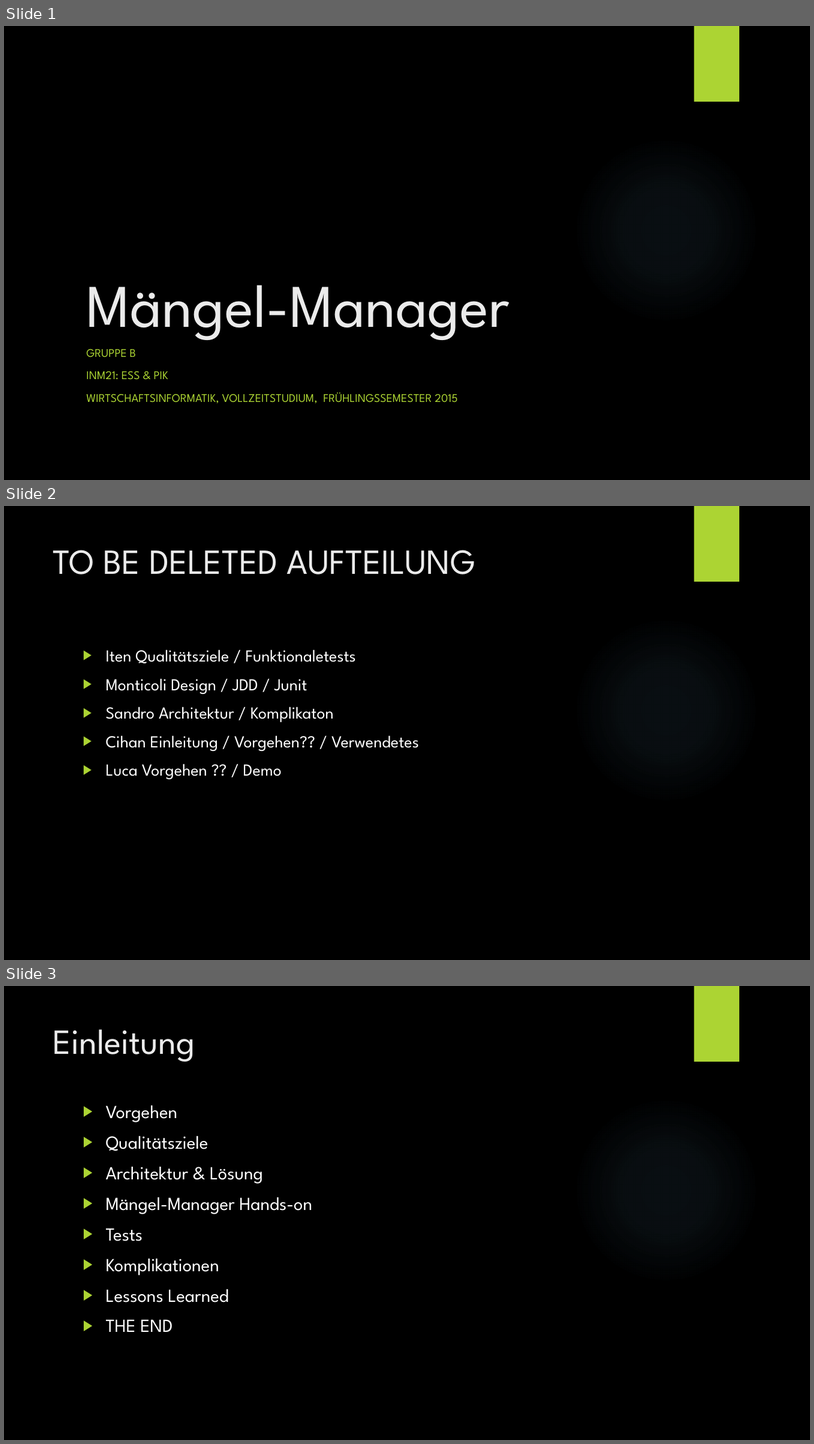
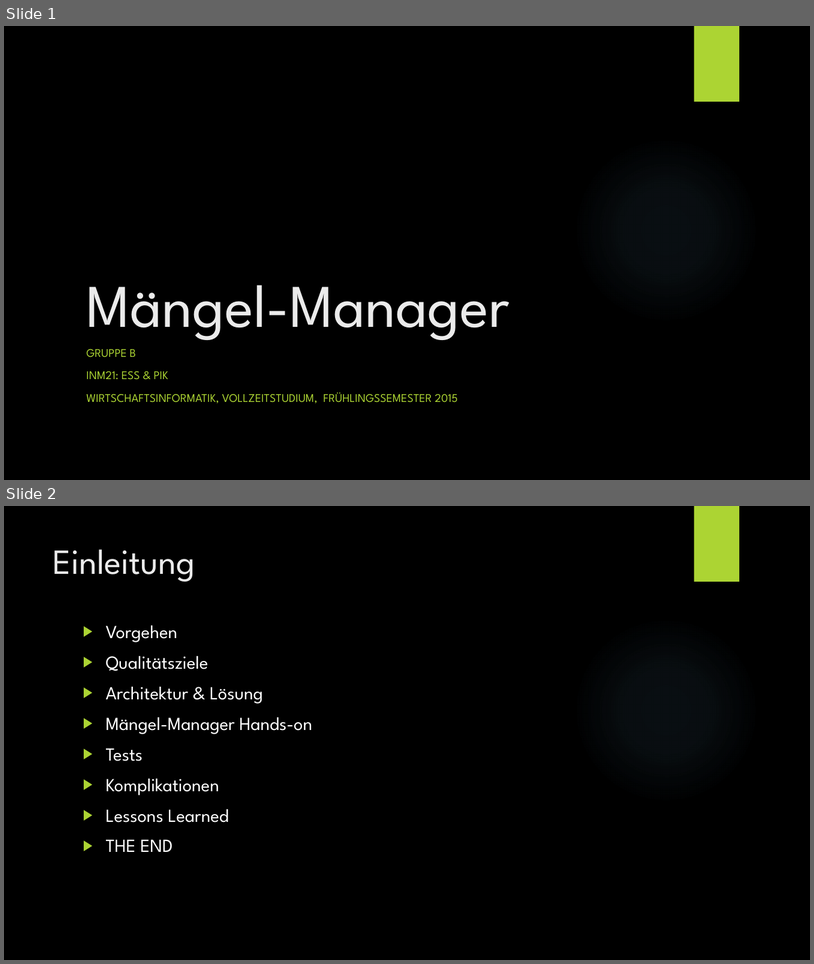
Before and after one commit to lucakuendig/INM21_Group_B, a slide deck: 06_Praesentation/Praesentation_Mangel_Manager.pptx. Shown one above the other, each under a label of ours: slides 1, 2 and 3 before the commit, slides 1 and 2 after it. The pictures are 814x1444 and 814x964 pixels, drawn with LibreOffice and Linux fonts; fonts in the diff are those of the drawing; background and template pictures are left out. Boxes give left, top, right and bottom in pixels: in the first picture for what was removed or moved away, otherwise in the second. Text is boxed around its words. In the diff, an @@ line names an element or a change of style, - is before the commit and + after.

```diff
--- a/06_Praesentation/Praesentation_Mangel_Manager.pptx
+++ b/06_Praesentation/Praesentation_Mangel_Manager.pptx
@@ slide 2 removed at bbox=[4, 506, 810, 960], background picture (left out); not listed: 2 template elements that a slide beside it also shows @@
@@ title removed at bbox=[53, 550, 476, 574] @@
-TO BE DELETED AUFTEILUNG
@@ text removed at bbox=[106, 649, 419, 779] @@
-▶ Iten Qualitätsziele / Funktionaletests
-▶ Monticoli Design / JDD / Junit
-▶ Sandro Architektur / Komplikaton
-▶ Cihan Einleitung / Vorgehen?? / Verwendetes
-▶ Luca Vorgehen ?? / Demo
@@ what was slide 3 is now slide 2 @@
```
Also in this commit, not shown: 3 slides changed.
